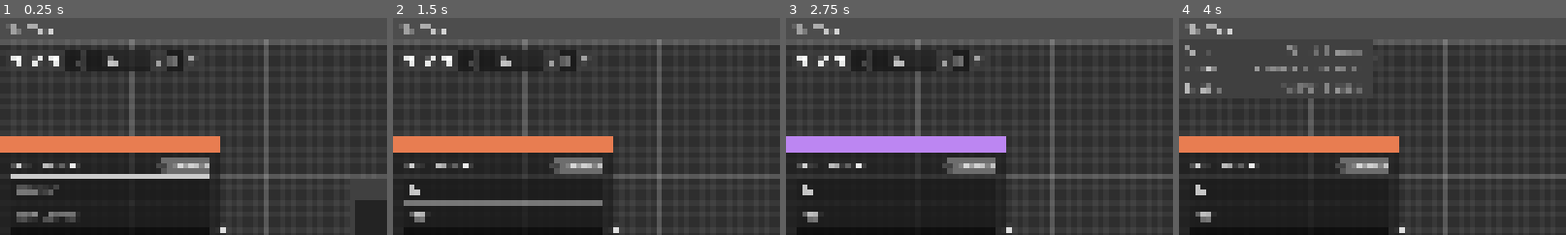
Above: before the commit, frames 1-4 (left to right).
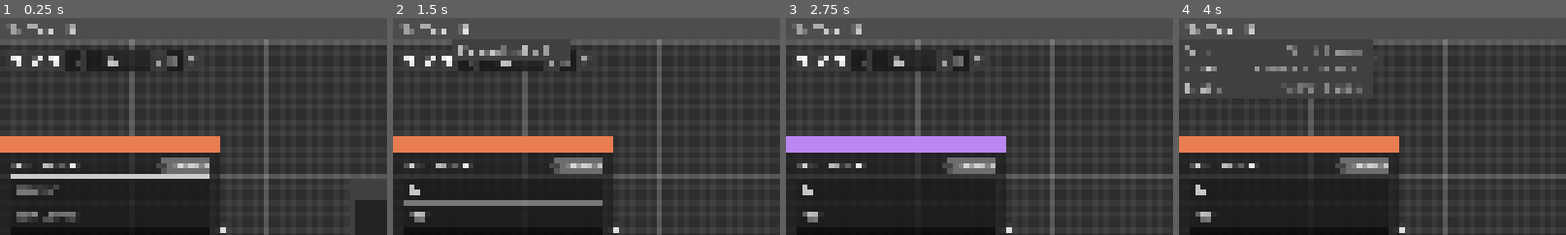
Above: after the commit, the same moments.

Repository: Roboticy3/Louder
Game: Godot game, scene res://entities/editor.tscn
Same seed, same stepped clock (60 frames per second), same inputs: the game is played once before the commit and once after it.
Inputs (mouse positions are % of the whole screen's width and height, from its top left):
- Up to frame 1 (0.25 s): no input
- Up to frame 2 (1.5 s): click (14, 39) at 0.52 s; type "12" at 0.6 s; click (14, 45) at 0.75 s; type "Alex" at 0.83 s; click (9, 2) at 1.25 s, where only the run after the commit has a clickable "Edit"
- Up to frame 3 (2.75 s): click "Start" at 2 s
- Up to frame 4 (4 s): click "Start" at 2.75 s; click "File" at 3.5 s
The pictures show only the part of the screen within x 0-50%, y 0-50%; the shares and areas given below are measured in that part.

The runs differ from the first frame. In frame 1, less than 0.1% of the frame differs, in the area x 18-20%, y 2-8%; in frame 2, 1.7%, in the area x 16-46%, y 2-20%; in frame 3, less than 0.1%; in frame 4, less than 0.1%.

Commit message:
knowledge graph popup

Diff:
--- a/editor/entities/editor.tscn
+++ b/editor/entities/editor.tscn
@@ -11,6 +11,7 @@
 [ext_resource type="Script" uid="uid://b3jvwrspygwuc" path="res://scripts/pointer_logic.gd" id="6_qdkfl"]
 [ext_resource type="Script" uid="uid://bboylqujoaqru" path="res://scripts/on_screen_debug.gd" id="9_n5ixm"]
 [ext_resource type="Script" uid="uid://dfhadrloniwdc" path="res://scripts/user_config.gd" id="10_07l17"]
+[ext_resource type="PackedScene" uid="uid://dr7rs8c2sfbde" path="res://entities/menus/edit_menu.tscn" id="10_vvcdv"]
 
 [node name="Editor" type="CanvasLayer" unique_id=1835673697]
 
@@ -73,6 +74,9 @@
 [node name="View" parent="Control/GridContainer/FileBar" unique_id=1679255408 instance=ExtResource("5_vumenu")]
 layout_mode = 2
 
+[node name="Edit" parent="Control/GridContainer/FileBar" unique_id=615417156 instance=ExtResource("10_vvcdv")]
+layout_mode = 2
+
 [node name="GraphEdit" type="GraphEdit" parent="Control/GridContainer" unique_id=2143194040]
 layout_mode = 2
 size_flags_horizontal = 3
@@ -105,7 +109,14 @@
 fit_content = true
 script = ExtResource("9_n5ixm")
 
-[node name="ViewMenu" type="PopupPanel" parent="." unique_id=372021348 groups=["node_colors"]]
+[node name="NodeColorsPopup" type="PopupPanel" parent="." unique_id=372021348 groups=["node_colors"]]
+oversampling_override = 1.0
+initial_position = 1
+visible = true
+unresizable = false
+borderless = false
+
+[node name="KnowledgeGraphPopup" type="PopupPanel" parent="." unique_id=1796554176 groups=["knowledge_graph"]]
 oversampling_override = 1.0
 initial_position = 1
 visible = true
--- /dev/null
+++ b/editor/entities/menus/edit_menu.tscn
@@ -0,0 +1,13 @@
+[gd_scene format=3 uid="uid://dr7rs8c2sfbde"]
+
+[ext_resource type="Script" uid="uid://ddhlj0gl04yy0" path="res://scripts/toggle_group_menu_item.gd" id="1_nygx6"]
+
+[node name="Edit" type="MenuButton" unique_id=615417156]
+text = "Edit"
+
+[node name="Node" type="Node" parent="." unique_id=485333044 node_paths=PackedStringArray("menu_button")]
+script = ExtResource("1_nygx6")
+menu_button = NodePath("..")
+button_name = "Knowledge Graph"
+toggle_group = &"knowledge_graph"
+accel = "view_knowledge_graph"
--- a/editor/project.godot
+++ b/editor/project.godot
@@ -66,6 +66,11 @@
 "events": [Object(InputEventKey,"resource_local_to_scene":false,"resource_name":"","device":-1,"window_id":0,"alt_press …(189 unchanged characters)…
 ]
 }
+view_knowledge_graph={
+"deadzone": 0.2,
+"events": [Object(InputEventKey,"resource_local_to_scene":false,"resource_name":"","device":-1,"window_id":0,"alt_pressed":false,"shift_pressed":false,"ctrl_pressed":true,"meta_pressed":false,"pressed":false,"keycode":0,"physical_keycode":69,"key_label":0,"unicode":0,"location":0,"echo":false,"script":null)
+]
+}
 
 [physics]
 
